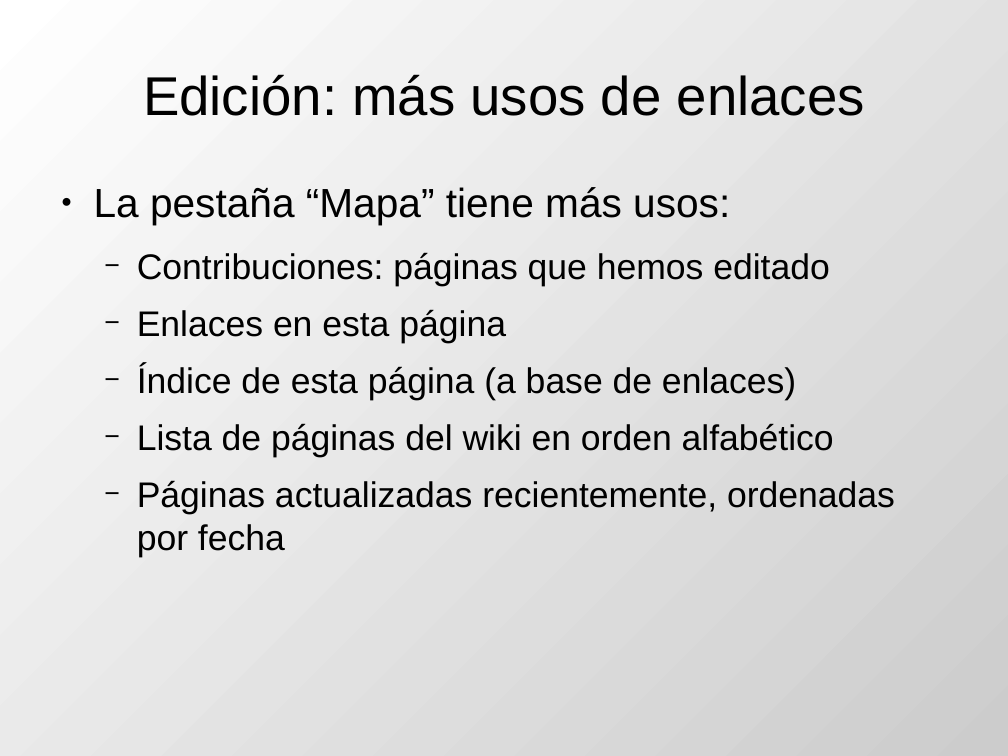
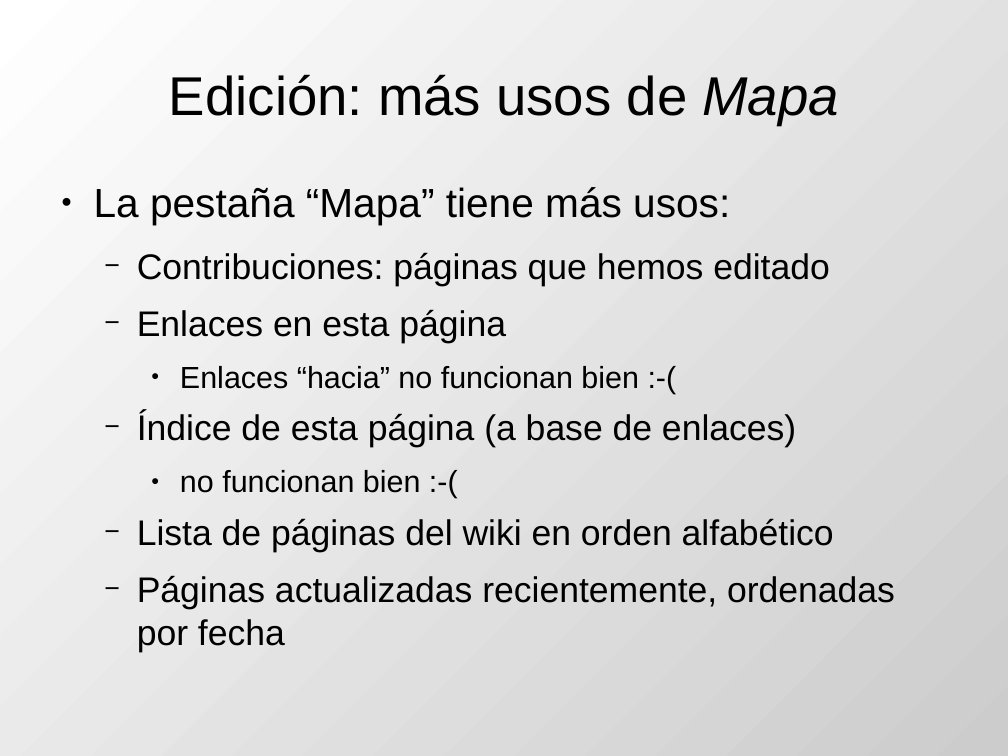
Before and after one commit to DrPantera/wikis4education, a slide deck: slide 19 of uca-2013_07/tema-3-WikisEnMoodle.odp (slide 15 before the commit). Drawn at 1008x756 pixels with LibreOffice and Linux fonts; fonts in the diff are those of the drawing. Boxes give left, top, right and bottom in pixels: in the first picture for what was removed or moved away, otherwise in the second. Text is boxed around its words. In the diff, an @@ line names an element or a change of style, - is before the commit and + after.

```diff
--- a/uca-2013_07/tema-3-WikisEnMoodle.odp
+++ b/uca-2013_07/tema-3-WikisEnMoodle.odp
@@ title at bbox=[169, 74, 840, 125]: text changed @@
-Edición: más usos de enlaces
+Edición: más usos de Mapa
@@ text at bbox=[180, 366, 639, 389]: paragraph added @@
+    ● Enlaces “hacia” no funcionan bien :-(
@@ text at bbox=[180, 470, 421, 493]: paragraph added @@
+    ● no funcionan bien :-(
```
Also in this commit, not shown: 4 other slides changed, 3 slides added, 2 other files.
